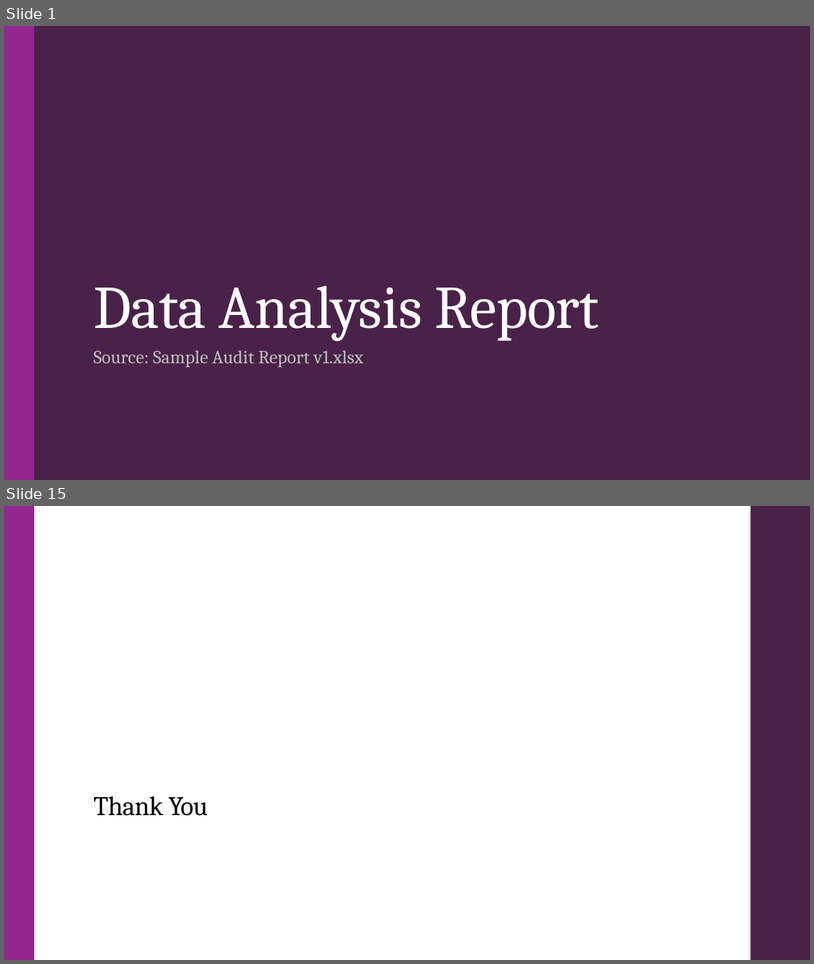
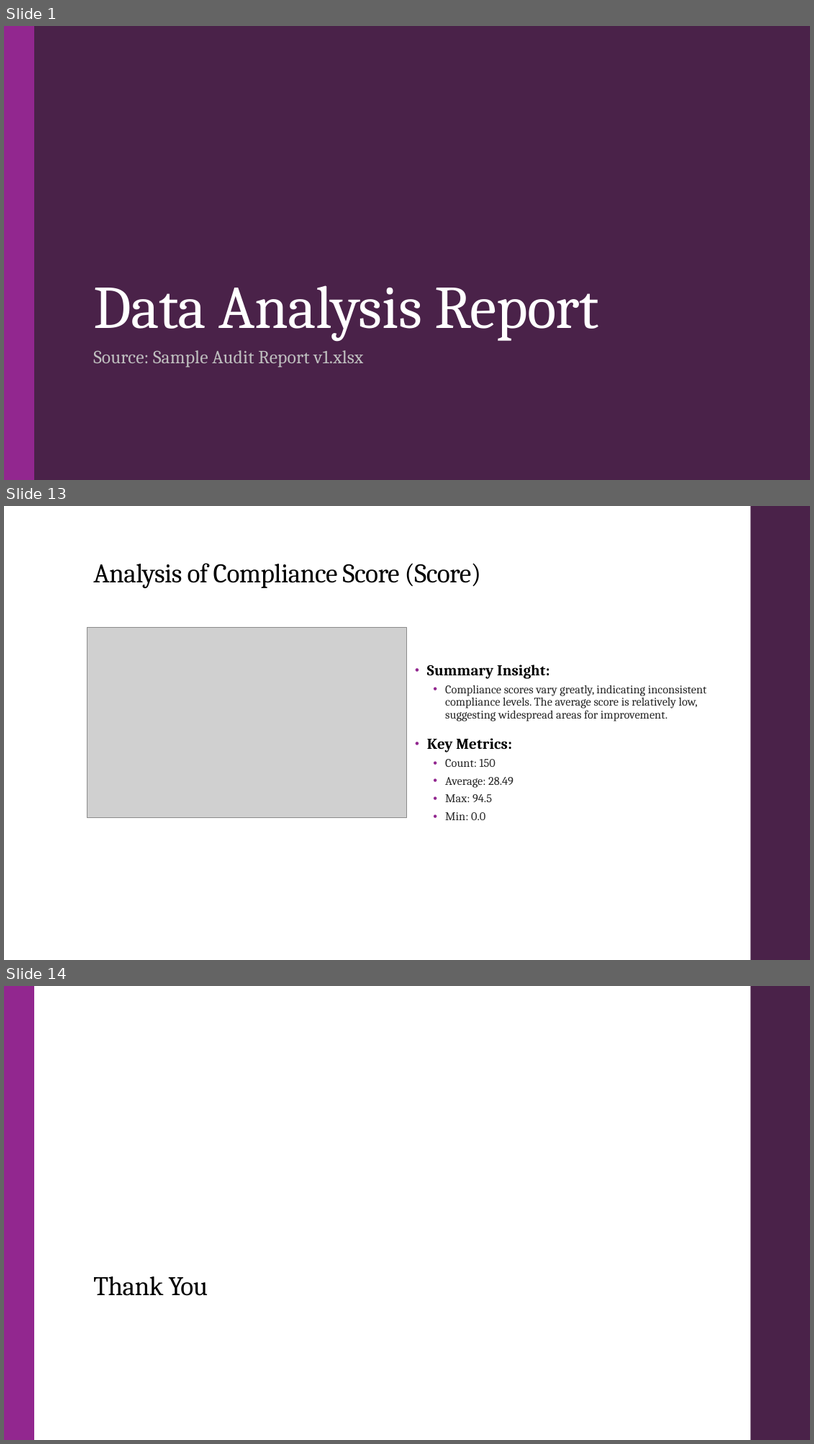
Before and after one commit to droy117/GT_Assignment_PPT_Ex, a slide deck: Debak/Data_Analysis_Report_Report.pptx. Shown one above the other, each under a label of ours: slides 1 and 15 before the commit, slides 1, 13 and 14 after it; the slides between them are not shown. The pictures are 814x964 and 814x1444 pixels, drawn with LibreOffice and Linux fonts; fonts in the diff are those of the drawing; grey boxes stand for pictures. Boxes give left, top, right and bottom in pixels: in the first picture for what was removed or moved away, otherwise in the second. Text is boxed around its words. In the diff, an @@ line names an element or a change of style, - is before the commit and + after.

Commit message:
update ppt and text placement

```diff
--- a/Debak/Data_Analysis_Report_Report.pptx
+++ b/Debak/Data_Analysis_Report_Report.pptx
@@ slide 13 added at (x1=4, y1=506, x2=810, y2=960), background #FFFFFF; not listed: 1 template element that a slide beside it also shows @@
@@ title added at (x1=93, y1=563, x2=481, y2=588), 32 pt, text #000000 @@
+Analysis of Compliance Score (Score)
@@ picture added at (x1=88, y1=627, x2=407, y2=817) @@
@@ text added at (x1=427, y1=664, x2=707, y2=820), 14 pt, text #262626 @@
+• Summary Insight:
+  • Compliance scores vary greatly, indicating inconsistent compliance levels. The average score is relatively low, suggesting widespread areas for improvement.
+• Key Metrics:
+  • Count: 150
+  • Average: 28.49
+  • Max: 94.5
+  • Min: 0.0
@@ what was slide 15 is now slide 14 @@
```
Also in this commit, not shown: 1 slide changed, 10 other slides added, 12 slides removed, 7 other files.
